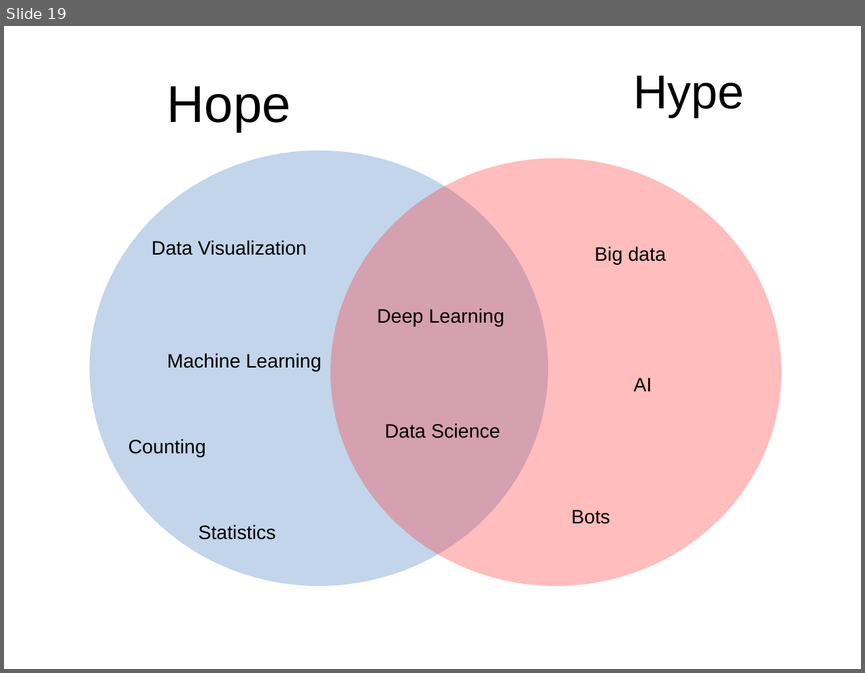
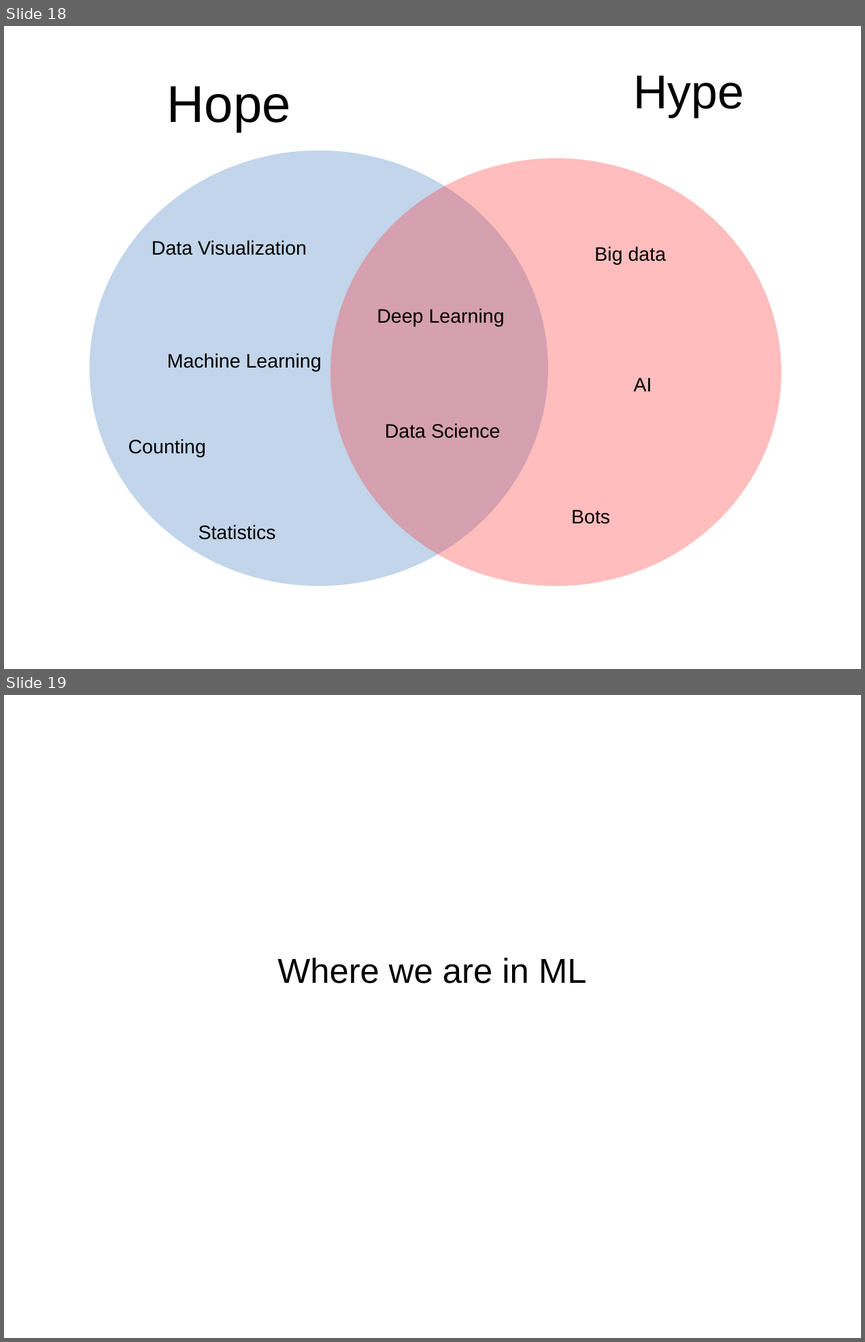
Before and after one commit to amueller/talks_odt, a slide deck: 2017/promises_and_perils_pyparis.odp. Shown one above the other, each under a label of ours: slide 19 before the commit, slides 18 and 19 after it. The pictures are 865x673 and 865x1342 pixels, drawn with LibreOffice and Linux fonts; fonts in the diff are those of the drawing. Boxes give left, top, right and bottom in pixels: in the first picture for what was removed or moved away, otherwise in the second. Text is boxed around its words. In the diff, an @@ line names an element or a change of style, - is before the commit and + after.

```diff
--- a/2017/promises_and_perils_pyparis.odp
+++ b/2017/promises_and_perils_pyparis.odp
@@ slide 19 added at bbox=[4, 695, 861, 1338], background #FFFFFF @@
@@ subtitle added at bbox=[277, 957, 587, 983], 32 pt, text #000000 @@
+Where we are in ML
@@ what was slide 19 is now slide 18 @@
```
Also in this commit, not shown: 3 slides changed, 14 other slides added, 9 slides removed.
